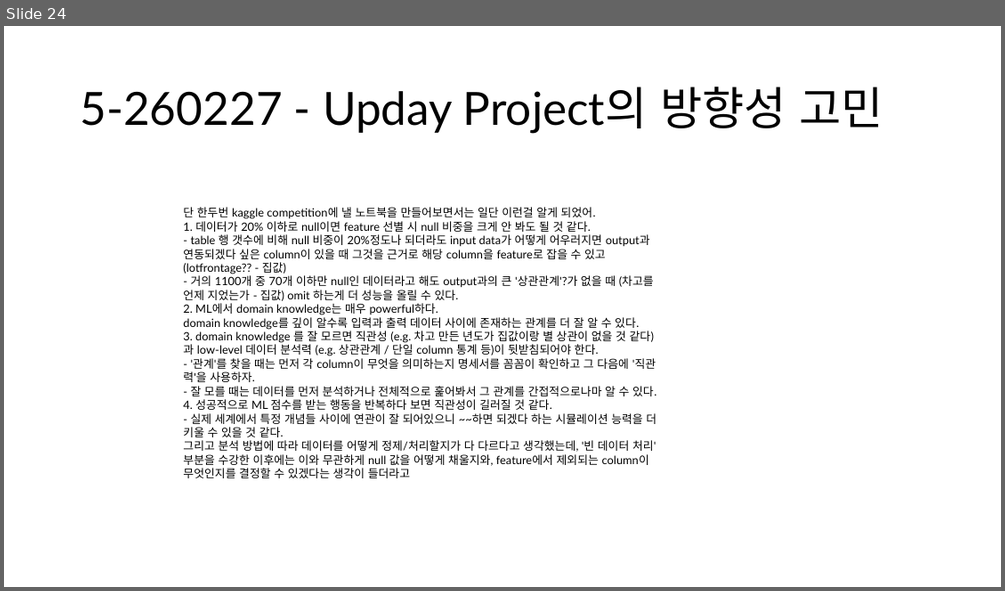
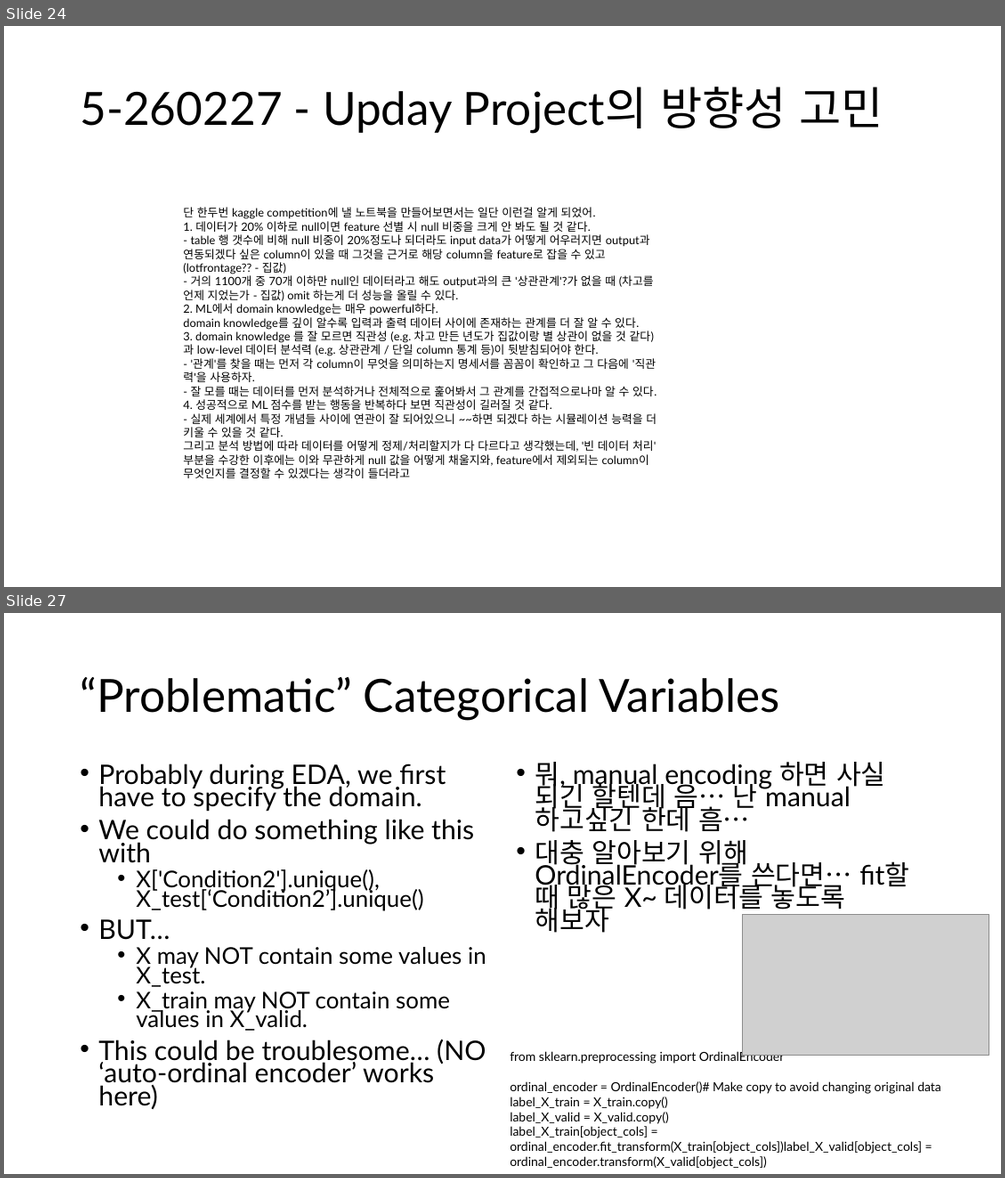
Before and after one commit to calculus0129/kaggle0, a slide deck: Kaggle!.pptx. Shown one above the other, each under a label of ours: slide 24 before the commit, slides 24 and 27 after it; the slides between them are not shown. The pictures are 1005x591 and 1005x1178 pixels, drawn with LibreOffice and Linux fonts; fonts in the diff are those of the drawing; grey boxes stand for pictures. Boxes give left, top, right and bottom in pixels: in the first picture for what was removed or moved away, otherwise in the second. Text is boxed around its words. In the diff, an @@ line names an element or a change of style, - is before the commit and + after.

Commit message:
Day 6 complete - struggling with categorical variable and join handling

```diff
--- a/Kaggle!.pptx
+++ b/Kaggle!.pptx
@@ slide 27 added at [4,613,1001,1174], background #FFFFFF @@
@@ title added at [80,677,780,720], 44 pt, text #000000 @@
+“Problematic” Categorical Variables
@@ text added at [98,763,486,1109], 25.9 pt, text #000000 @@
+• Probably during EDA, we first have to specify the domain.
+• We could do something like this with
+  • X['Condition2'].unique(), X_test[‘Condition2’].unique()
+• BUT…
+  • X may NOT contain some values in X_test.
+  • X_train may NOT contain some values in X_valid.
+• This could be troublesome… (NO ‘auto-ordinal encoder’ works here)
@@ text added at [534,762,909,933], 25.9 pt, text #000000 @@
+• 뭐, manual encoding 하면 사실 되긴 할텐데 음… 난 manual 하고싶긴 한데 흠…
+• 대충 알아보기 위해 OrdinalEncoder를 쓴다면… fit할 때 많은 X~ 데이터를 놓도록 해보자
@@ picture added at [743,915,989,1055] @@
@@ text added at [510,1050,941,1168], 12 pt, text #000000 @@
+from sklearn.preprocessing import OrdinalEncoder
+ordinal_encoder = OrdinalEncoder()# Make copy to avoid changing original data
+label_X_train = X_train.copy()
+label_X_valid = X_valid.copy()
+label_X_train[object_cols] = ordinal_encoder.fit_transform(X_train[object_cols])label_X_valid[object_cols] = ordinal_encoder.transform(X_valid[object_cols])
```
Also in this commit, not shown: 8 other slides added, 2 slides removed, 1 other file.
